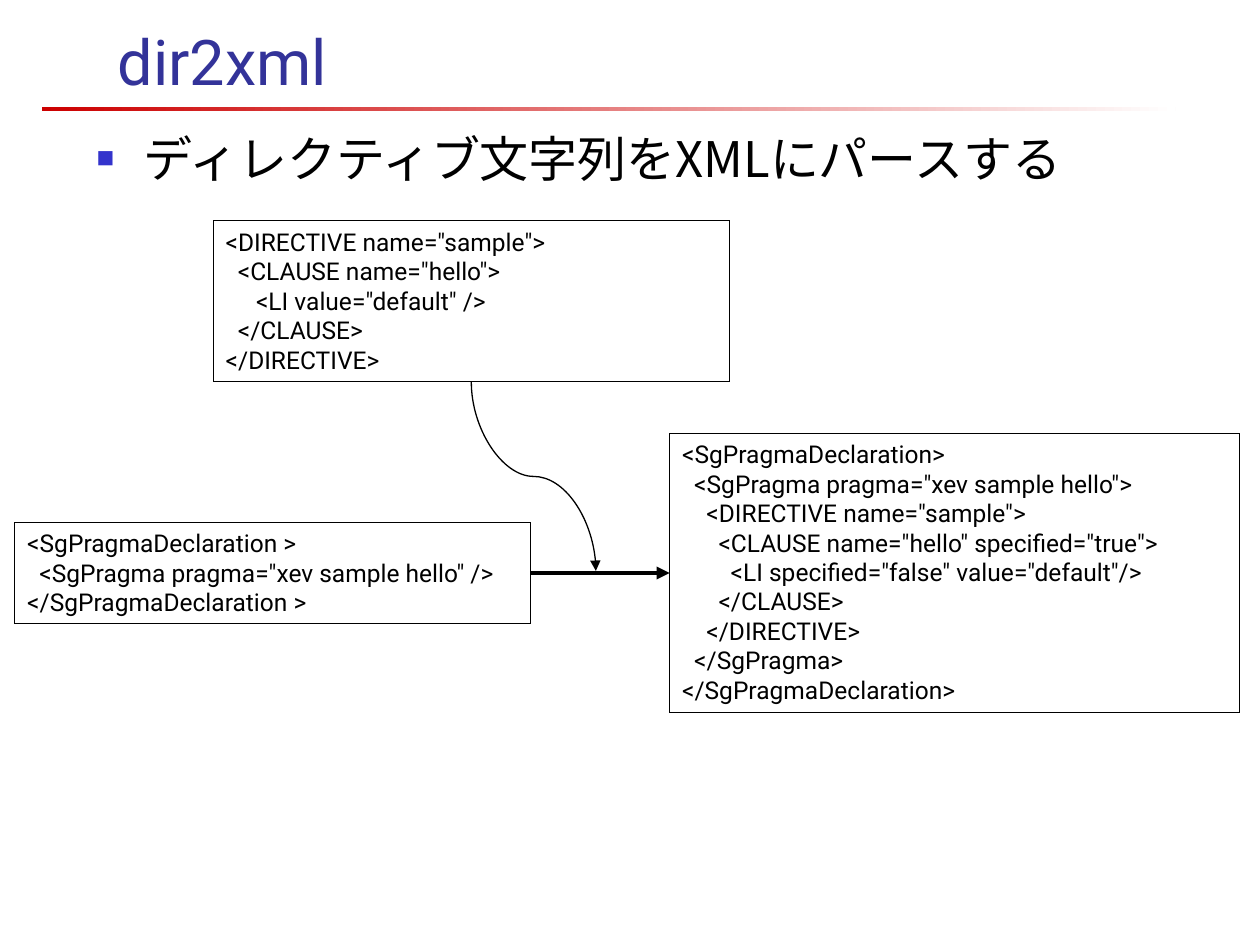
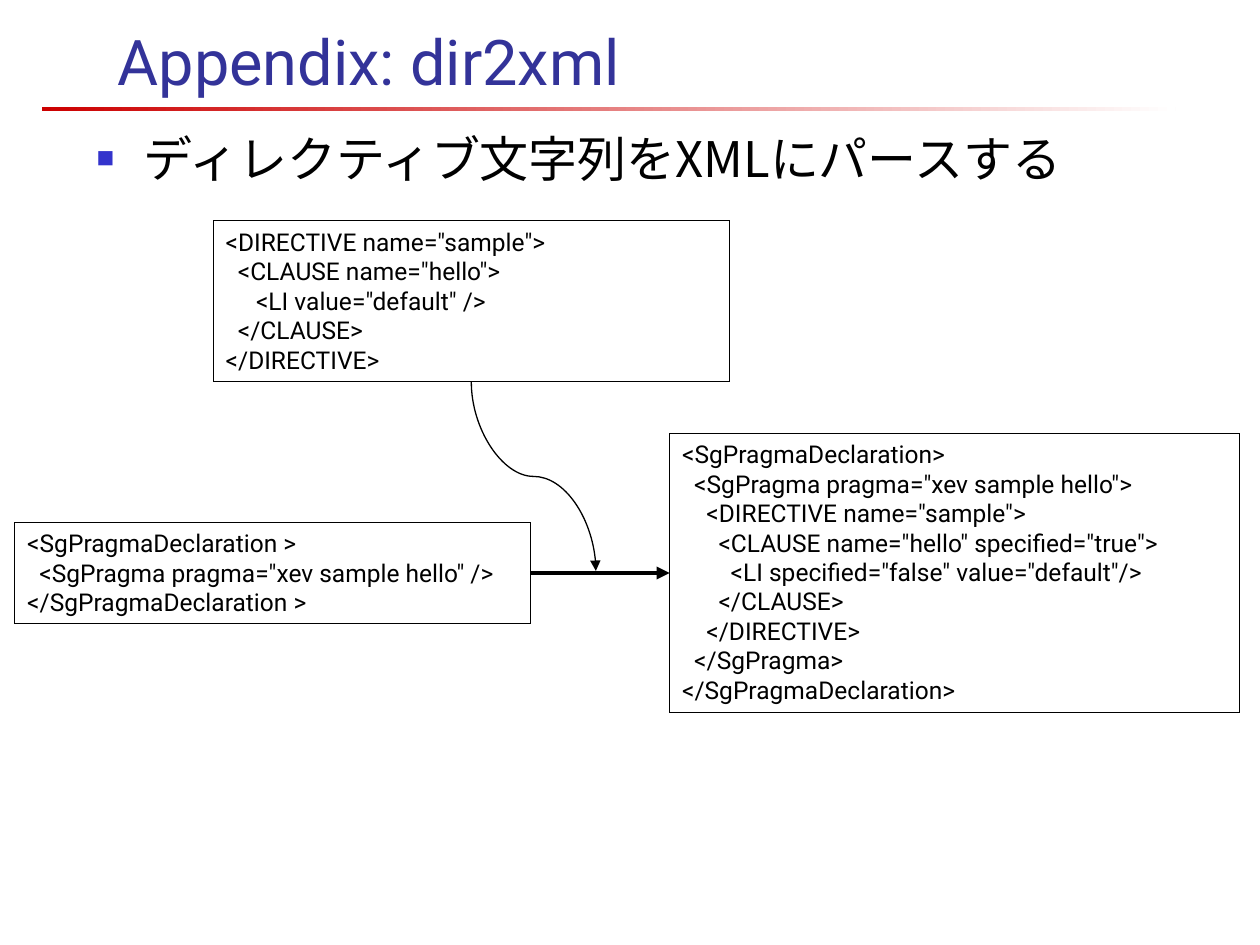
Before and after one commit to xevolver/xevxml, a slide deck: slide 20 of doc/Xev-Samples.pptx (slide 6 before the commit). Drawn at 1260x945 pixels with LibreOffice and Linux fonts; fonts in the diff are those of the drawing. Boxes give left, top, right and bottom in pixels: in the first picture for what was removed or moved away, otherwise in the second. Text is boxed around its words. In the diff, an @@ line names an element or a change of style, - is before the commit and + after.

```diff
--- a/doc/Xev-Samples.pptx
+++ b/doc/Xev-Samples.pptx
@@ title at (x1=118, y1=37, x2=619, y2=98): text changed @@
-dir2xml
+Appendix: dir2xml
```
Also in this commit, not shown: 6 other slides changed, 4 slides added, 5 other files.
